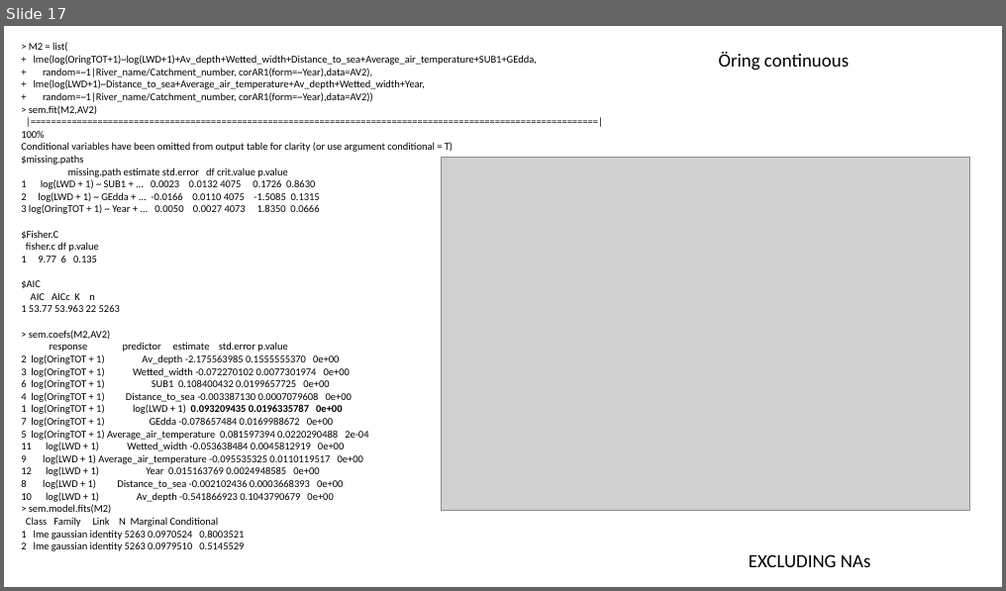
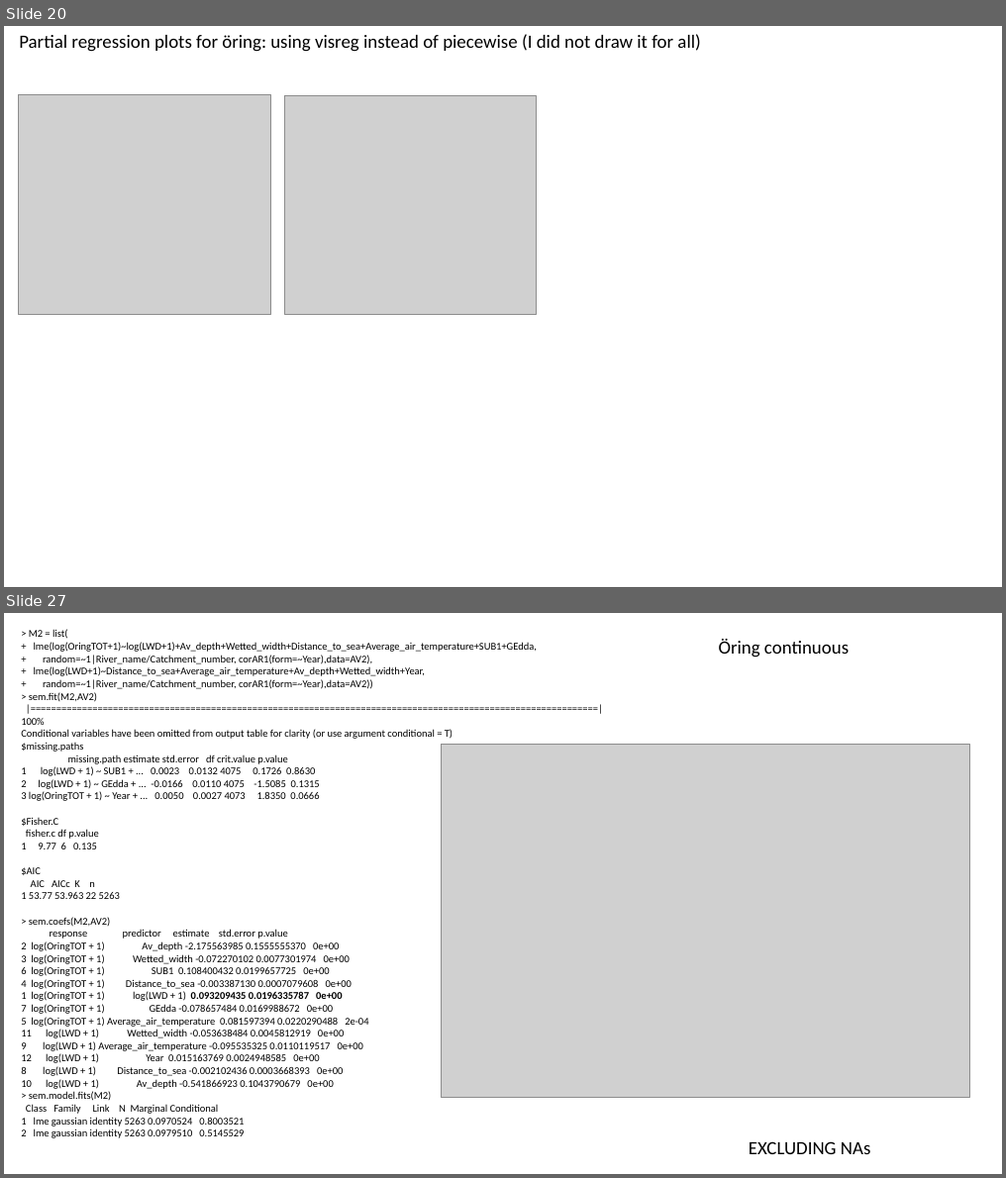
Before and after one commit to SerenaDonadi/Dod-ved, a slide deck: Electrofish data/LWD_analyses.pptx. Shown one above the other, each under a label of ours: slide 17 before the commit, slides 20 and 27 after it; the slides between them are not shown. The pictures are 1006x591 and 1006x1178 pixels, drawn with LibreOffice and Linux fonts; fonts in the diff are those of the drawing; grey boxes stand for pictures. Boxes give left, top, right and bottom in pixels: in the first picture for what was removed or moved away, otherwise in the second. Text is boxed around its words. In the diff, an @@ line names an element or a change of style, - is before the commit and + after.

Commit message:
model on AV2 for öring

```diff
--- a/Electrofish data/LWD_analyses.pptx
+++ b/Electrofish data/LWD_analyses.pptx
@@ slide 20 added at [4, 26, 1002, 587], background #FFFFFF @@
@@ text added at [19, 34, 700, 52], 18 pt, text #000000 @@
+Partial regression plots for öring: using visreg instead of piecewise (I did not draw it for all)
@@ picture added at [18, 95, 271, 315] @@
@@ picture added at [285, 95, 537, 314] @@
@@ what was slide 17 is now slide 27 @@
```
Also in this commit, not shown: 7 slides changed, 6 other slides added, 1 slide removed, 1 other file.
